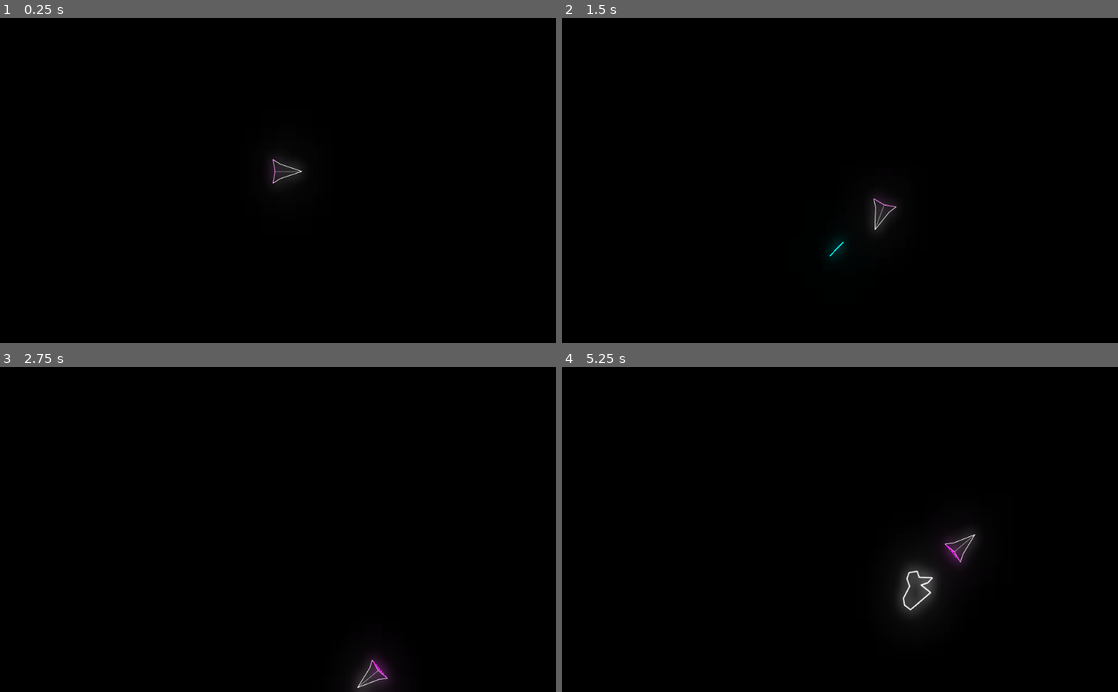
Above: before the commit, frames 1-4 (two rows, left to right).
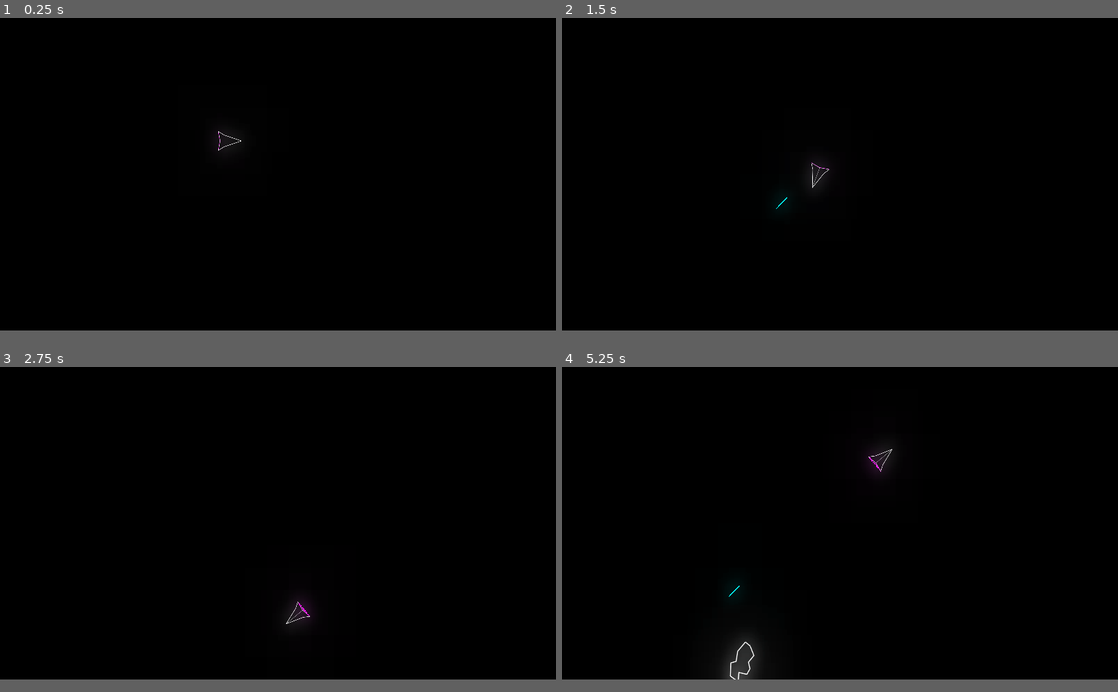
Above: after the commit, the same moments.

Repository: liske/Planetoids
Game: Godot game, scene res://scenes/Space.tscn
Same seed, same stepped clock (60 frames per second), same inputs: the game is played once before the commit and once after it.
Inputs:
- Up to frame 1 (0.25 s): no input
- Up to frame 2 (1.5 s): tap Enter at 0.5 s; hold Right (rotate_right) 0.53-1.28 s; hold W (boost) 0.53-1.28 s; hold Left (rotate_left) from 1.28 s (still down); tap Space (shoot) at 1.35 s
- Up to frame 3 (2.75 s): release Left (rotate_left) at 2.03 s; hold Right (rotate_right) from 2.03 s (still down); hold W (boost) from 2.03 s (still down)
- Up to frame 4 (5.25 s): release W (boost) at 2.78 s; tap Space (shoot) at 2.85, 4.35 s; release Right (rotate_right) at 3.53 s; hold W (boost) 3.53-4.28 s; hold Left (rotate_left) from 3.53 s (still down); hold W (boost) from 5.03 s (still down)
In our replay, the window is 800x468 before the commit and 800x450 after it. These sizes can differ from the game's own. Grey fills any space a smaller window leaves; there, only what the larger window draws over its background counts as a difference.

The runs differ from the first frame. In frame 1, 0.4% of the frame differs, in the area x 39-55%, y 34-51%; in frame 2, 0.6%; in frame 3, 0.8%; in frame 4, 2.4%, in the area x 28-75%, y 25-97%.

Commit message:
project: make game scaling

Diff:
--- a/project.godot
+++ b/project.godot
@@ -16,6 +16,10 @@
 
 [display]
 
+window/size/width=1280
+window/size/height=720
+window/size/borderless=true
+window/stretch/mode="2d"
 window/stretch/aspect="expand"
 
 [editor]
